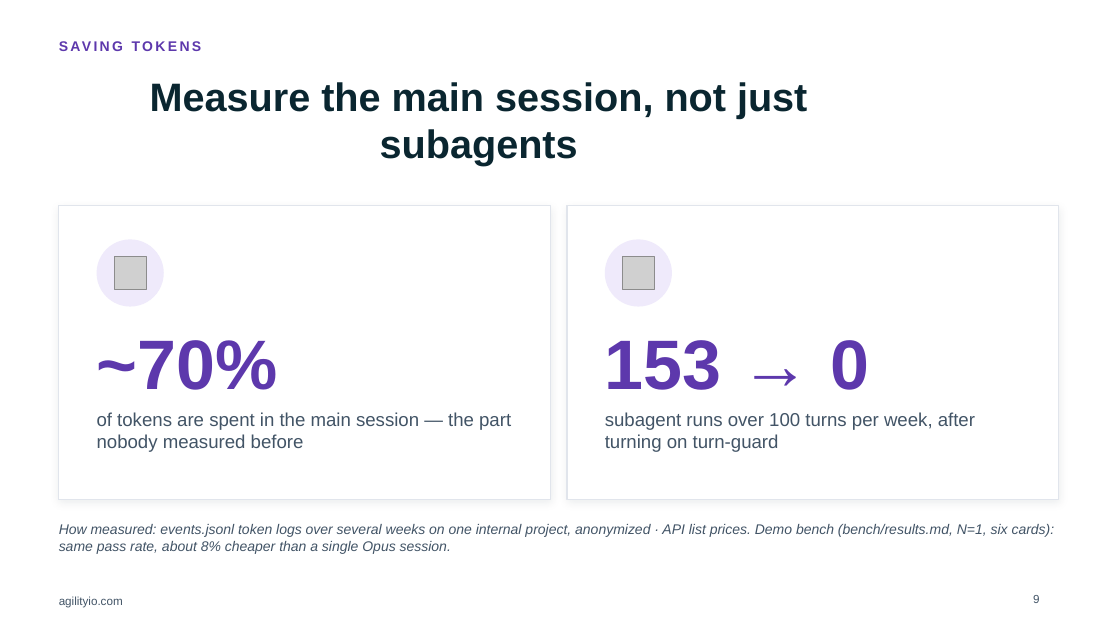
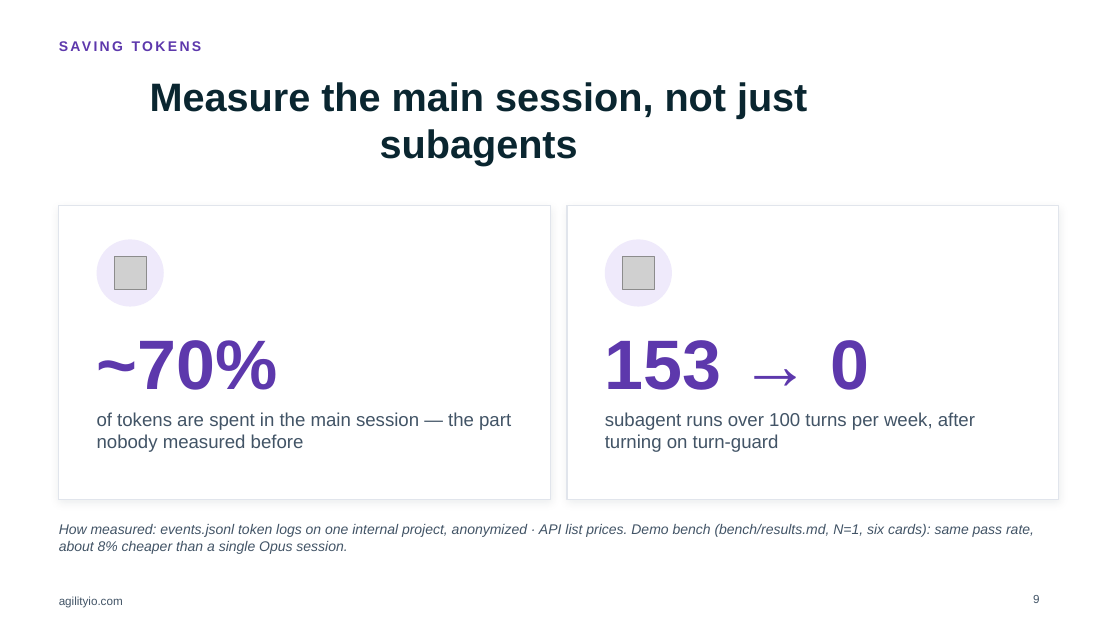
Before and after one commit to trungungtoan-agilityio/AgiAgentKit, a slide deck: slide 9 of docs/talk/Session-Superadvisor-AgilityIO.pptx. Drawn at 1120x630 pixels with LibreOffice and Linux fonts; fonts in the diff are those of the drawing; grey boxes stand for pictures; background and template pictures are left out. Boxes give left, top, right and bottom in pixels: in the first picture for what was removed or moved away, otherwise in the second. Text is boxed around its words. In the diff, an @@ line names an element or a change of style, - is before the commit and + after.

```diff
--- a/docs/talk/Session-Superadvisor-AgilityIO.pptx
+++ b/docs/talk/Session-Superadvisor-AgilityIO.pptx
@@ text at [59, 524, 1034, 554]: text changed @@
-How measured: events.jsonl token logs over several weeks on one internal project, anonymized · API list prices. Demo bench (bench/results.md, N=1, six cards): same pass rate, about 8% cheaper than a single Opus session.
+How measured: events.jsonl token logs on one internal project, anonymized · API list prices. Demo bench (bench/results.md, N=1, six cards): same pass rate, about 8% cheaper than a single Opus session.
```
Also in this commit, not shown: 2 other slides changed, 3 other files.
